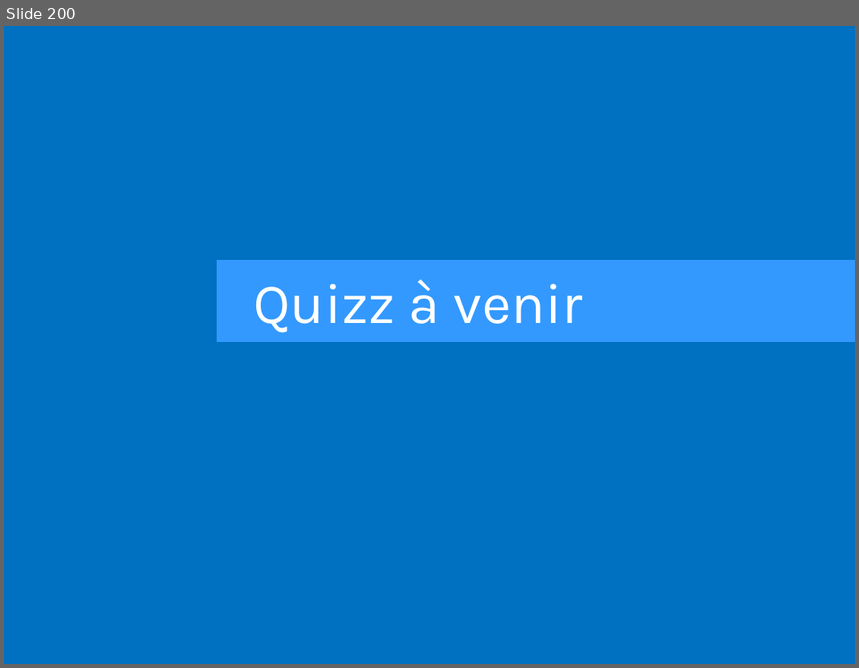
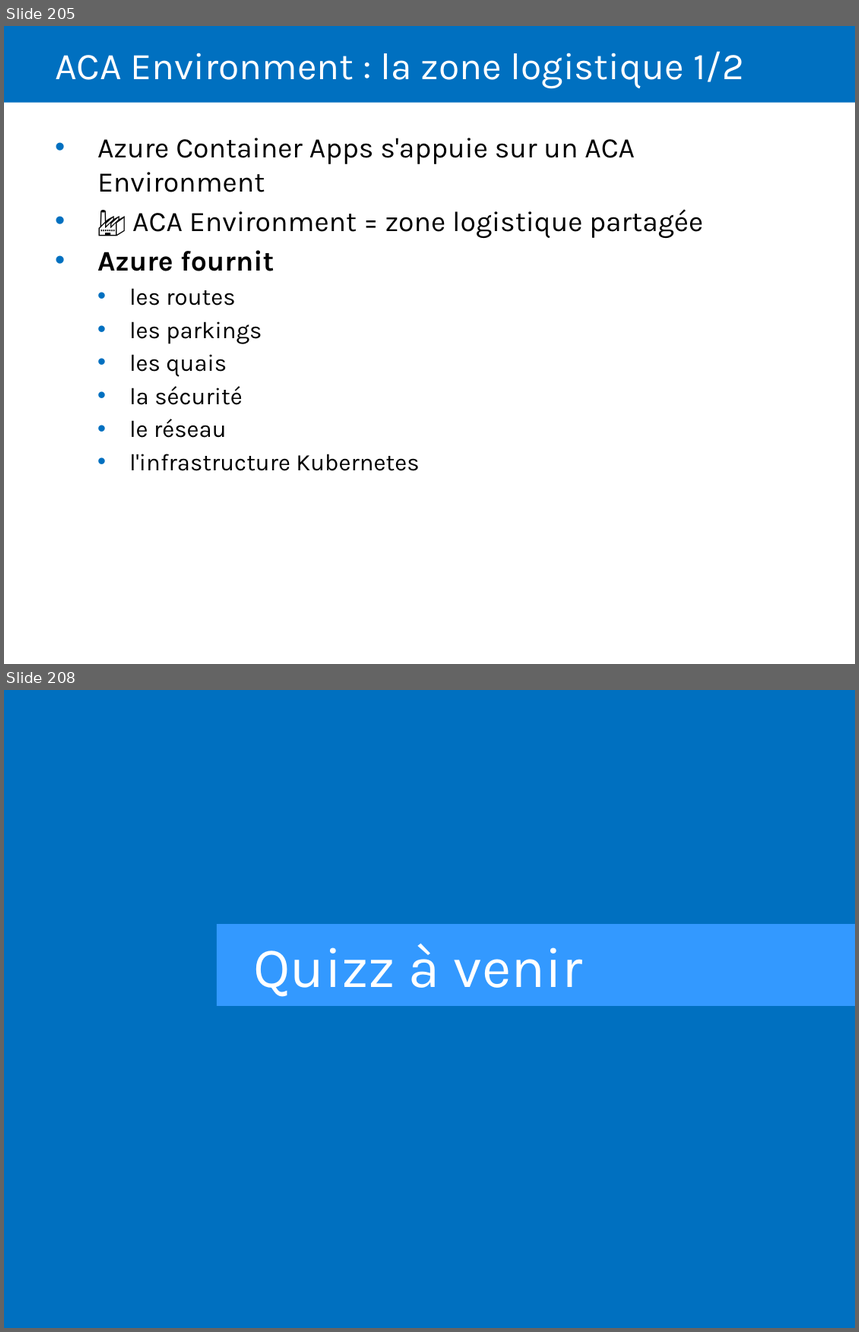
Before and after one commit to Sybaris-Classroom/az-204, a slide deck: Quiz/Quiz.pptx. Shown one above the other, each under a label of ours: slide 200 before the commit, slides 205 and 208 after it; the slides between them are not shown. The pictures are 859x668 and 859x1332 pixels, drawn with LibreOffice and Linux fonts; fonts in the diff are those of the drawing. Boxes give left, top, right and bottom in pixels: in the first picture for what was removed or moved away, otherwise in the second. Text is boxed around its words. In the diff, an @@ line names an element or a change of style, - is before the commit and + after.

```diff
--- a/Quiz/Quiz.pptx
+++ b/Quiz/Quiz.pptx
@@ slide 205 added at [4,26,855,664], background #FFFFFF @@
@@ rectangle added at [4,26,855,103], fill #0070C0 @@
@@ title added at [55,51,744,88], 32 pt, text #FFFFFF @@
+ACA Environment : la zone logistique 1/2
@@ text added at [97,138,703,471], 24 pt, text #000000 @@
+• Azure Container Apps s'appuie sur un ACA Environment
+• 🏭 ACA Environment = zone logistique partagée
+• Azure fournit
+  • les routes
+  • les parkings
+  • les quais
+  • la sécurité
+  • le réseau
+  • l'infrastructure Kubernetes
@@ what was slide 200 is now slide 208 @@
```
Also in this commit, not shown: 7 other slides added, 31 other files.
